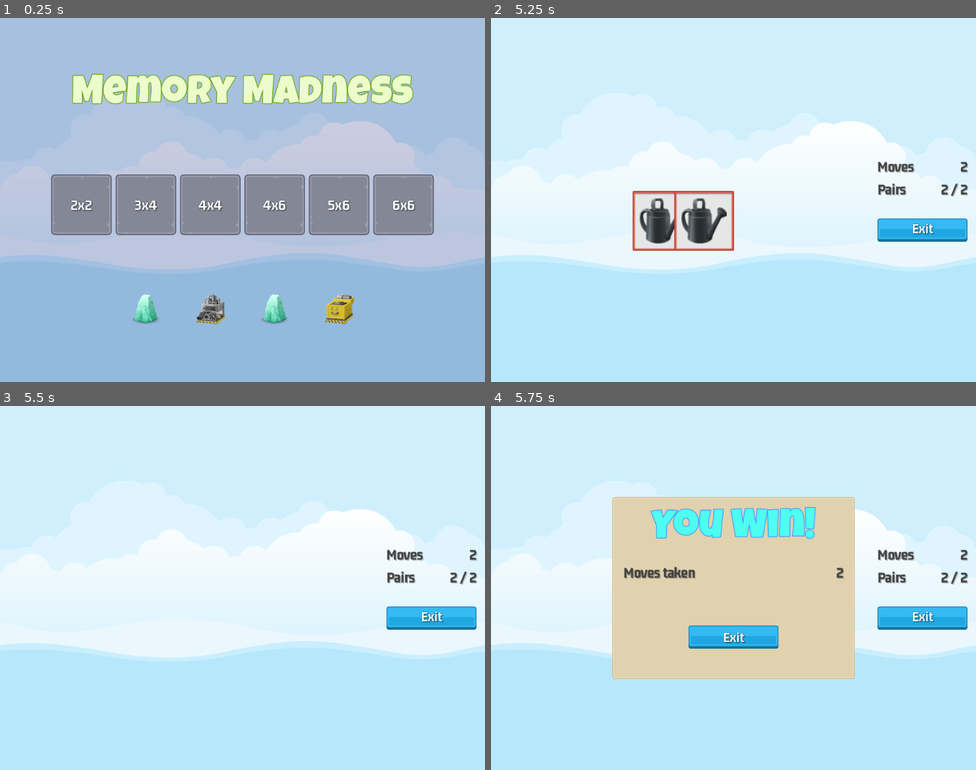
Above: before the commit, frames 1-4 (two rows, left to right).
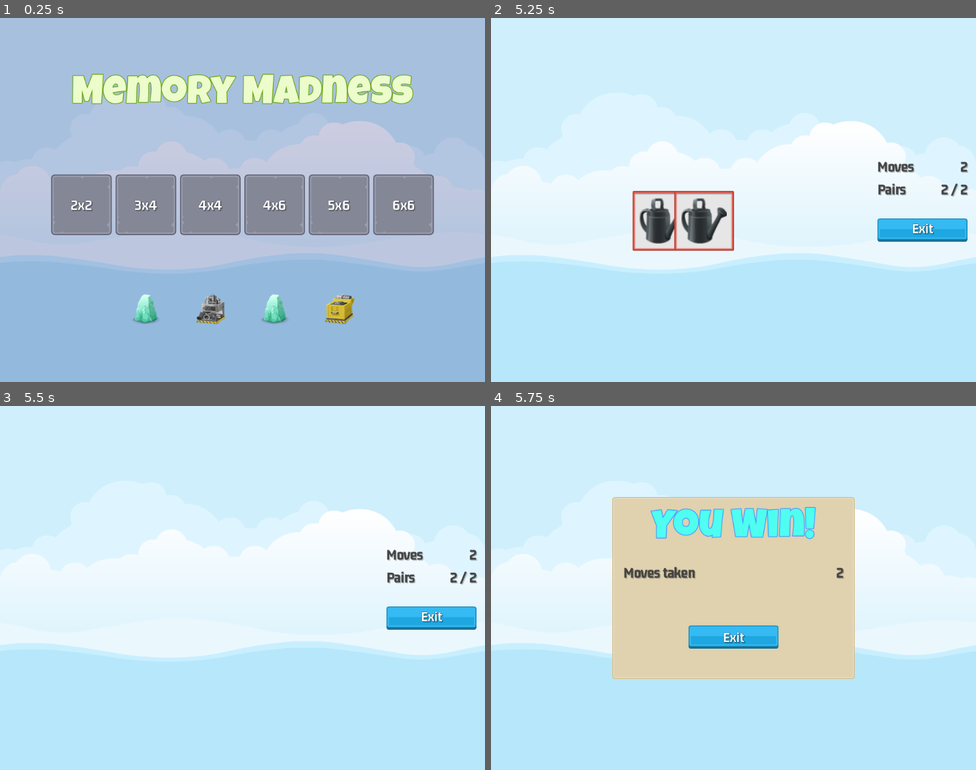
Above: after the commit, the same moments.

Repository: JerryHobby/Memory-Madness
Game: Godot game, scene res://Scenes/Master/master_scene.tscn
Same seed, same stepped clock (60 frames per second), same inputs: the game is played once before the commit and once after it.
Inputs (mouse positions are in pixels of both pictures, inside the frame that each line leads up to):
- Up to frame 1 (0.25 s): no input
- Up to frame 2 (5.25 s): click "2x2" at 0.5 s; click (660, 178) at 1.25 s; click (704, 178) at 2.02 s; click (660, 221) at 2.77 s; click (704, 221) at 3.52 s; click (660, 221) at 4.25 s
- Up to frame 3 (5.5 s): no input
- Up to frame 4 (5.75 s): no input

Frames 1-3 are identical in both runs. In frame 4, 1.6% of the frame differs, in the area x 79-99%, y 39-62%.

Commit message:
game over fixed

Diff:
--- a/Scenes/FrontSprite/front_sprite.gd
+++ b/Scenes/FrontSprite/front_sprite.gd
@@ -25,9 +25,10 @@
 func run_me() -> void:
 	var tween = get_tree().create_tween()
 	tween.tween_callback(set_random_image)
-	tween.set_loops()
+	#tween.set_loops()
 	tween.tween_property(self, "scale", SCALE_NORMAL, SCALE_TIME)
 	tween.tween_property(self, "rotation", get_random_spin(), get_random_spin_time())
 	tween.tween_property(self, "rotation", get_random_spin(), get_random_spin_time())
 	tween.tween_property(self, "scale", SCALE_NORMAL, SCALE_TIME)
 	tween.tween_property(self, "scale", SCALE_SMALL, SCALE_TIME)
+	tween.tween_callback(run_me)
--- a/Scenes/GameOver/game_over.tscn
+++ b/Scenes/GameOver/game_over.tscn
@@ -17,6 +17,15 @@
 grow_horizontal = 2
 grow_vertical = 2
 script = ExtResource("1_ttssw")
+
+[node name="ColorRect" type="ColorRect" parent="."]
+layout_mode = 1
+anchors_preset = 15
+anchor_right = 1.0
+anchor_bottom = 1.0
+grow_horizontal = 2
+grow_vertical = 2
+color = Color(0, 0, 0, 0.6)
 
 [node name="NinePatchRect" type="NinePatchRect" parent="."]
 layout_mode = 1
--- a/Scenes/GameScreen/game_screen.tscn
+++ b/Scenes/GameScreen/game_screen.tscn
@@ -17,6 +17,7 @@
 
 @onready var moves_label = $HB/MC2/VBoxContainer/HB1/MovesLabel
 @onready var pairs_label = $HB/MC2/VBoxContainer/HB2/PairsLabel
+@onready var mc_2 = $HB/MC2
 
 @onready var sound = $Sound
 @onready var tile_container = $HB/MC1/TileContainer
@@ -26,7 +27,7 @@
 # Called when the node enters the scene tree for the first time.
 func _ready():
 	SignalManager.on_level_selected.connect(on_level_selected)
-
+	SignalManager.on_game_over.connect(on_game_over)
 
 # Called every frame. 'delta' is the elapsed time since the previous frame.
 func _process(delta):
@@ -54,6 +55,9 @@
 	var new_tile = mem_tile_scene.instantiate()
 	tile_container.add_child(new_tile)
 	new_tile.setup(ii_dict, frame_image)
+
+func on_game_over(_score: int) -> void:
+	mc_2.hide()
 
 "
 
Not shown, changed: assets/sounds/bgm_action_3.mp3.import
Not shown, changed: assets/sounds/bgm_action_4.mp3.import
